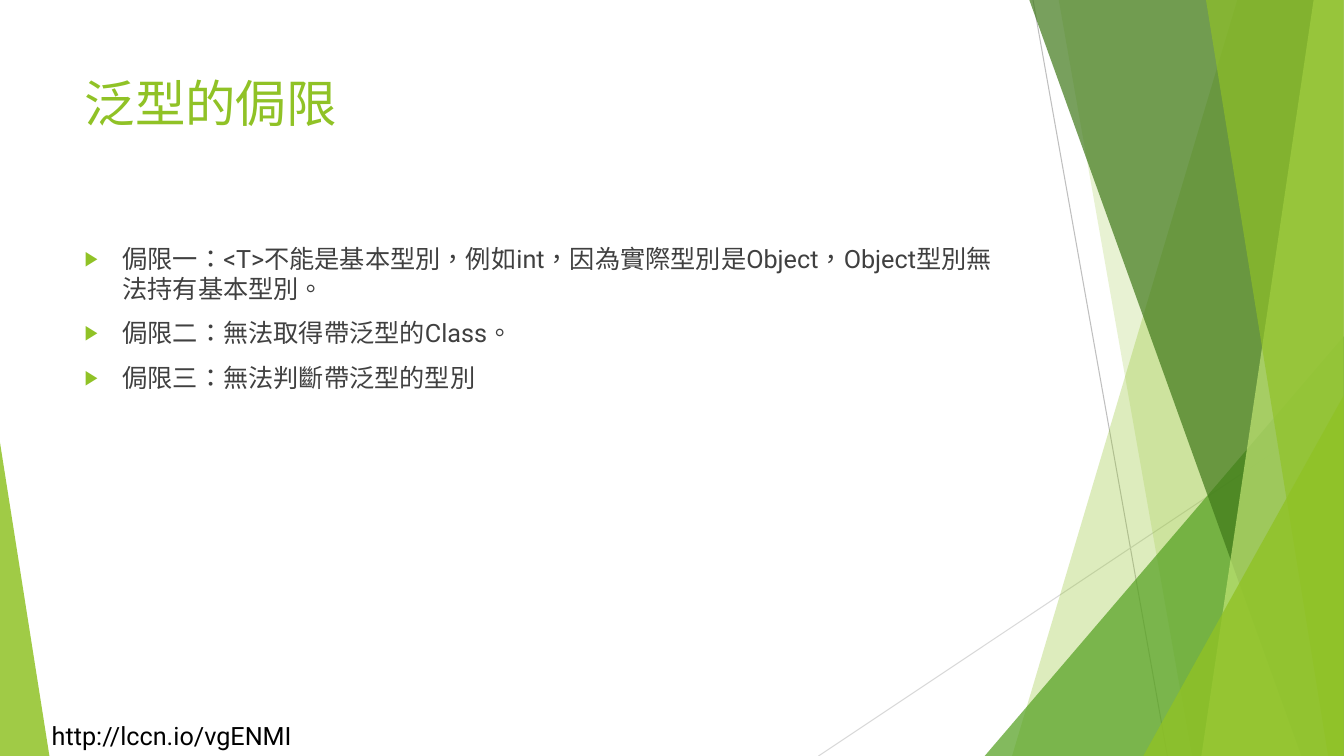
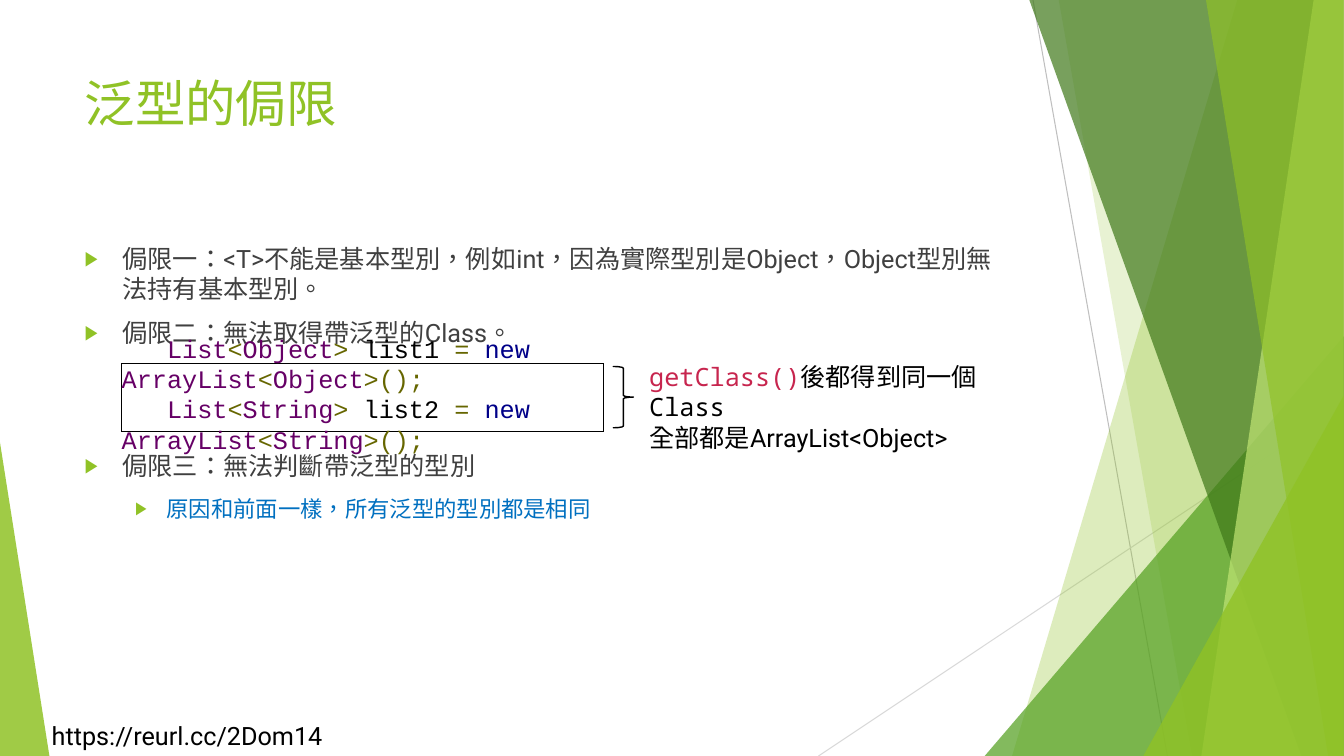
Before and after one commit to liulawsi/My_PPTs, a slide deck: slide 30 of LCC/Java/11_集合與泛型.pptx (slide 29 before the commit). Drawn at 1344x756 pixels with LibreOffice and Linux fonts; fonts in the diff are those of the drawing; background and template pictures are left out. Boxes give left, top, right and bottom in pixels: in the first picture for what was removed or moved away, otherwise in the second. Text is boxed around its words. In the diff, an @@ line names an element or a change of style, - is before the commit and + after.

```diff
--- a/LCC/Java/11_集合與泛型.pptx
+++ b/LCC/Java/11_集合與泛型.pptx
@@ rectangle added at [122,363,604,432], fill #FFFFFF, outline #000000 0.75 pt, 18 pt, text #660066 @@
+List<Object> list1 = new ArrayList<Object>();
+List<String> list2 = new ArrayList<String>();
@@ right brace added at [613,367,633,429], outline #000000 1 pt @@
@@ text added at [649,365,977,453], 18 pt, text #000000 @@
+getClass()後都得到同一個Class
+全部都是ArrayList<Object>
@@ text at [167,498,591,519]: paragraph added @@
+  ▶ 原因和前面一樣，所有泛型的型別都是相同
@@ text removed at [52,726,292,751] @@
-http://lccn.io/vgENMI
@@ text added at [52,726,323,750], 18 pt, text #000000 @@
+https://reurl.cc/2Dom14
```
Also in this commit, not shown: 29 other slides changed, 2 slides added, 39 other files.
